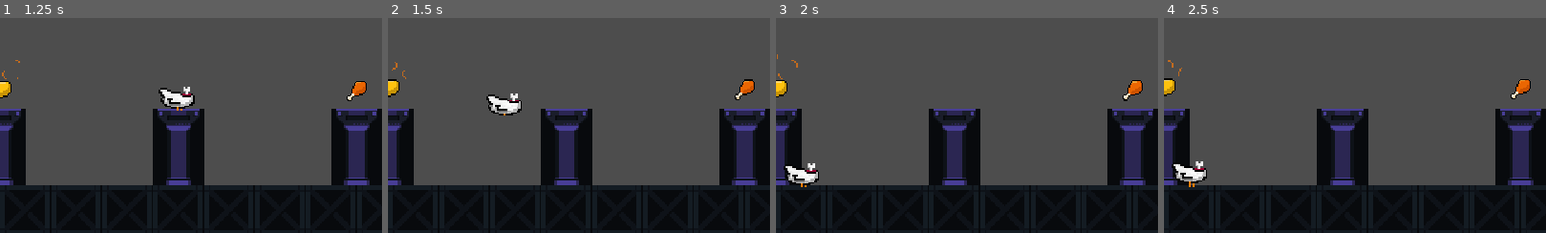
Above: before the commit, frames 1-4 (left to right).
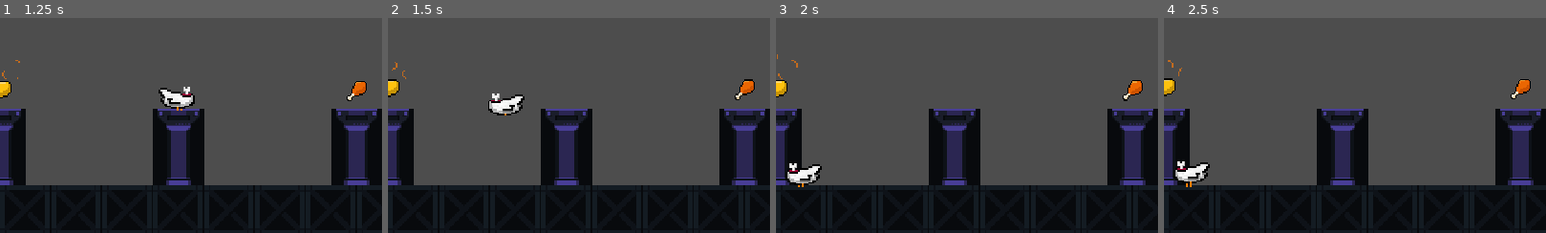
Above: after the commit, the same moments.

Repository: teo-clerk/CHICKHEAD
Game: Godot game, scene res://Scenes/mapa_prueba.tscn
The game is run twice, just before and just after one commit, with the same random seed, the same clock (stepped at 60 frames per second) and the same inputs. The project has no main scene, so this scene is started directly.
Inputs (mouse positions are % of the whole screen's width and height, from its top left):
- Up to frame 1 (1.25 s): move the mouse to (72, 45) at 0.52 s; press the mouse at (72, 45) at 0.53 s
- Up to frame 2 (1.5 s): move the mouse to (30, 55) at 1.27 s; release the mouse at (30, 55) at 1.28 s; click (30, 55) at 1.35 s
- Up to frame 3 (2 s): no input
- Up to frame 4 (2.5 s): move the mouse to (60, 28) at 2.02 s; press the mouse at (60, 28) at 2.03 s
The pictures show only the part of the screen within x 27-77%, y 50-100%; the shares and areas given below are measured in that part.

Frame 1 is identical in both runs. In frame 2, 0.5% of the frame differs, in the area x 25-36%, y 35-46%; in frame 3, 0.4%; in frame 4, 0.5%.

Commit message:
AfegeixCanviDireccióJugador

Diff:
--- a/Scripts/Jugador.gd
+++ b/Scripts/Jugador.gd
@@ -44,6 +44,9 @@
 	# As good practice, you should replace UI actions with custom gameplay actions.
 
 
-	#dir =  velocity.x < 0
-	#jugador.flip_h = dir
+	if velocity.x < 0:
+		$AnimatedSprite2D.flip_h = true
+	elif velocity.x > 0:
+		$AnimatedSprite2D.flip_h = false
+
 	move_and_slide()
